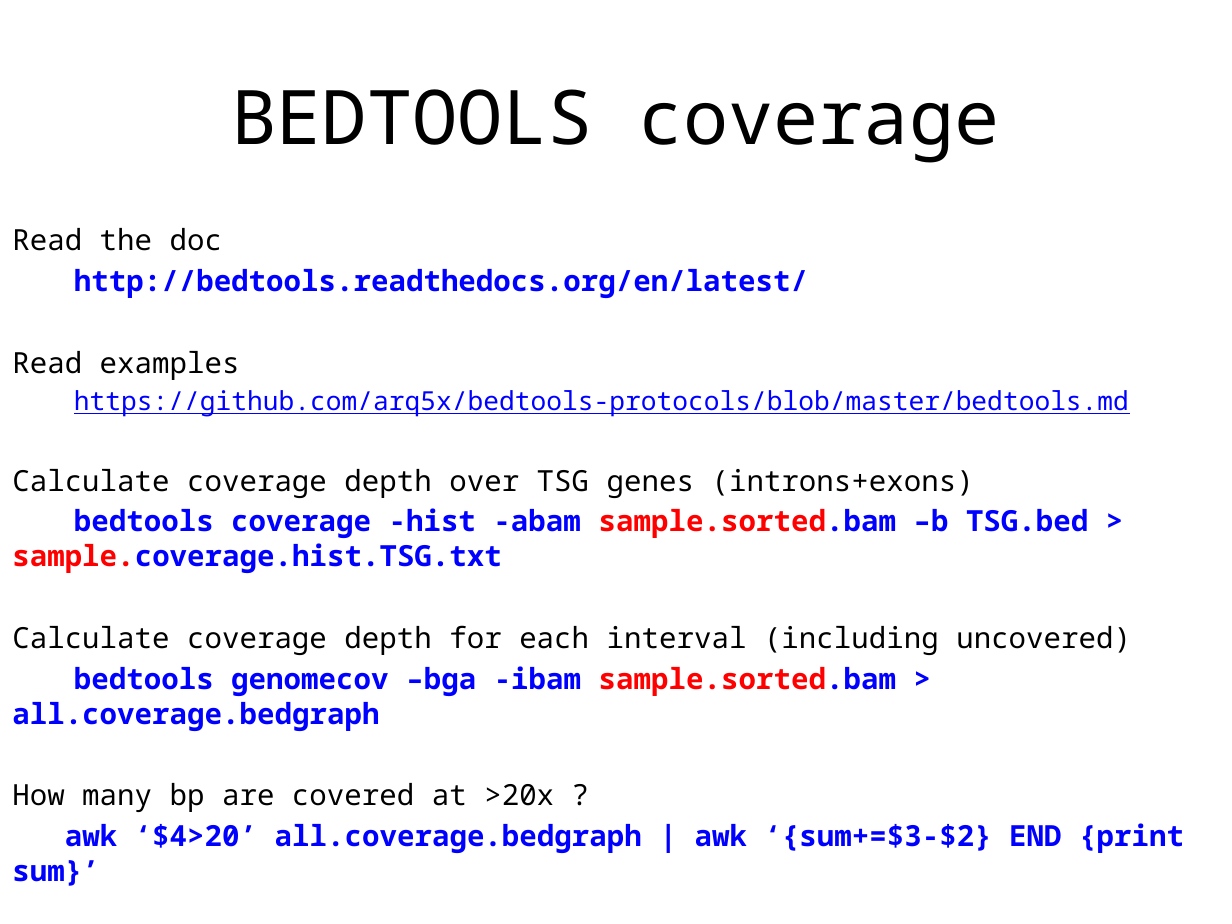
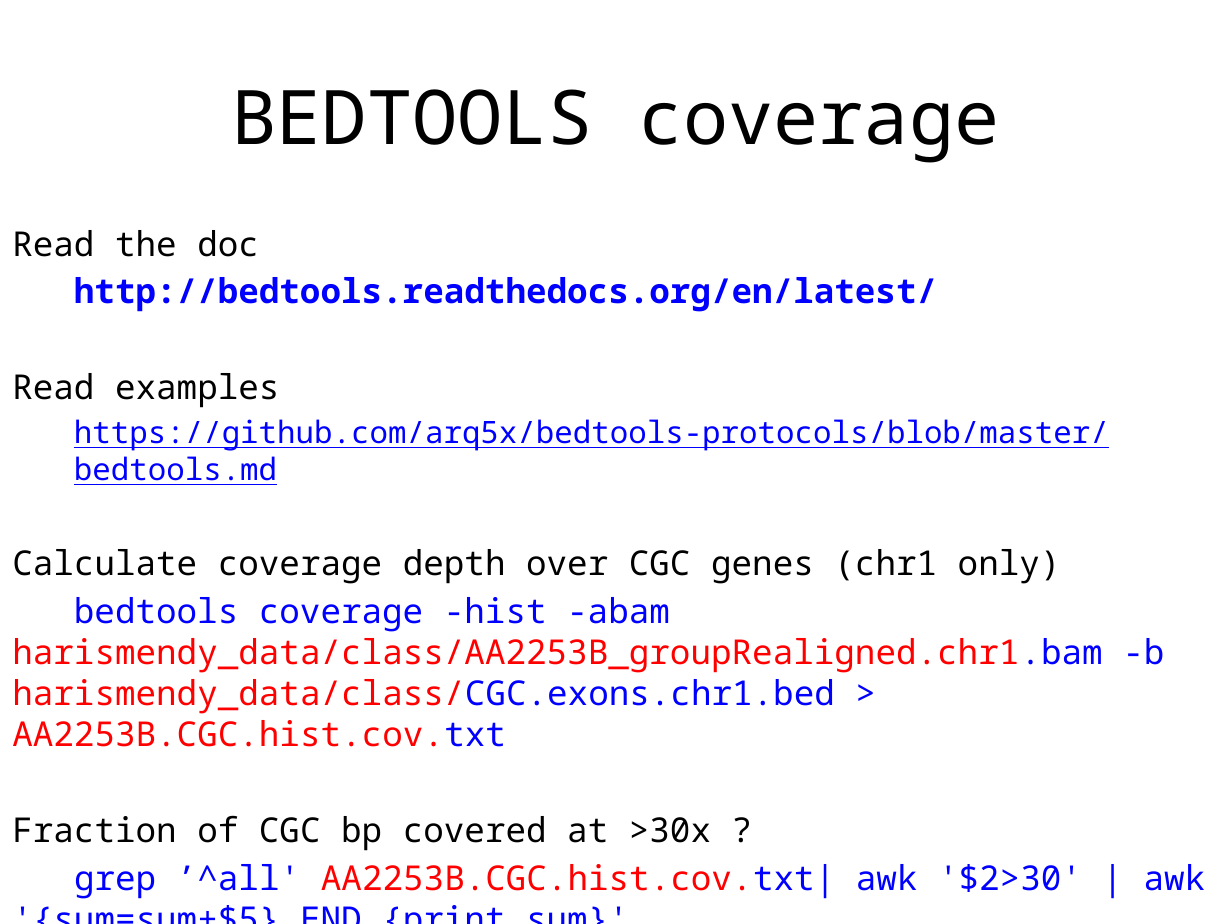
Before and after one commit to biom262/biom262-2016, a slide deck: slide 9 of weeks/week06/Practise_Day1.pptx. Drawn at 1232x924 pixels with LibreOffice and Linux fonts; fonts in the diff are those of the drawing. Boxes give left, top, right and bottom in pixels: in the first picture for what was removed or moved away, otherwise in the second. Text is boxed around its words. In the diff, an @@ line names an element or a change of style, - is before the commit and + after.

```diff
--- a/weeks/week06/Practise_Day1.pptx
+++ b/weeks/week06/Practise_Day1.pptx
@@ text at [12, 230, 1109, 485]: size 17 to 20 pt in "Read the doc", "http://bedtools.readthedocs.org/en/latest/", "Read examples"; size 15.3 to 18 pt in "https://github.com/arq5x/bedtools-protocols/blob/master/bedt ..." @@
@@ text at [12, 549, 1206, 899]: text changed; size 17 to 20 pt; text colour #0000FF to #FF0000; bold off @@
-Calculate coverage depth over TSG genes (introns+exons)
-bedtools coverage -hist -abam sample.sorted.bam –b TSG.bed > sample.coverage.hist.TSG.txt
-Calculate coverage depth for each interval (including uncovered)
-bedtools genomecov –bga -ibam sample.sorted.bam > all.coverage.bedgraph
-How many bp are covered at >20x ?
-awk ‘$4>20’ all.coverage.bedgraph | awk ‘{sum+=$3-$2} END {print sum}’
+Calculate coverage depth over CGC genes (chr1 only)
+bedtools coverage -hist -abam harismendy_data/class/AA2253B_groupRealigned.chr1.bam -b harismendy_data/class/CGC.exons.chr1.bed > AA2253B.CGC.hist.cov.txt
+Fraction of CGC bp covered at >30x ?
+grep ’^all' AA2253B.CGC.hist.cov.txt| awk '$2>30' | awk '{sum=sum+$5} END {print sum}'
```
Also in this commit, not shown: 8 other slides changed.
